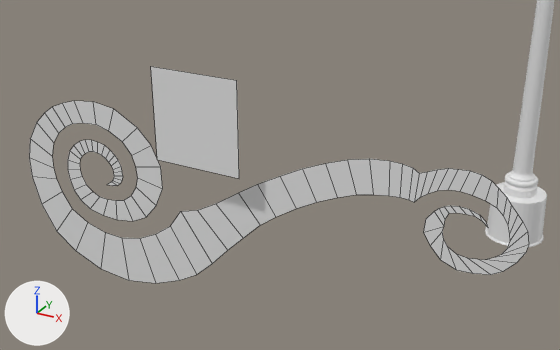
Two versions of the Blender file assignment2_v1.6.blend, one commit apart.
One viewpoint serves both versions: a 50 mm lens placed at (0.863, -5.119, 1.064), pointed at (0.541, -4.534, 0.772). Every picture has the same lights, and +X, +Y and +Z are marked at lower left. Mesh edges are drawn as thin lines on the coarser meshes.
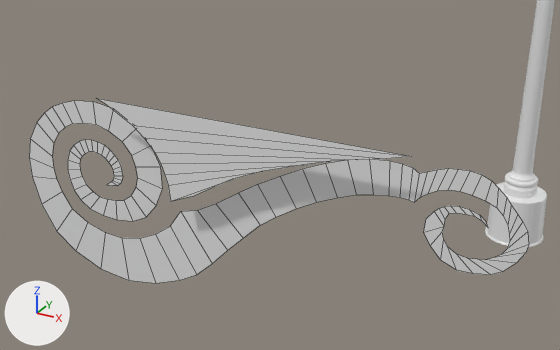
Edits to the bpy script that builds the scene:
```text
Change me_plane:
    used by ob_plane; location = (0.3619, -4.5566, 0.7441); rotation_euler = (1.571, 0.0, 0.0), in degrees (90, 0, 0); scale = (0.00539, 0.00539, 0.00539)
    remove me_plane.from_pydata(...)  # 194 vertices, 95 faces; spans x -23.0..76.7, y -23.5..23.8, z 0.0..3.8
    add me_plane.from_pydata(...)  # 208 vertices, 102 faces; spans x -23.0..76.7, y -23.5..16.7, z 0.0..3.8
    me_plane part 1
    1 vertex is removed from x 29.9, y 23.8, z 3.8
    1 face is deleted
    3 vertices move from x 13.0..29.9, y 6.9..23.8, z 3.8 to x 0.2..8.0, y 12.5..16.2, z 3.8
    15 vertices are added at x 10.3..59.4, y -0.7..16.7, z 3.8
    8 new faces join them
```

Where the change shows, as pixel boxes (x1, y1, x2, y2) in the pictures (560 x 350 px):
'Plane', reshaped (15% shorter)
    before: (29, 66, 529, 283)
    after: (29, 99, 529, 283)
part 1 of me_plane, built on
    before: (151, 66, 239, 178)
    after: (98, 99, 411, 201)
